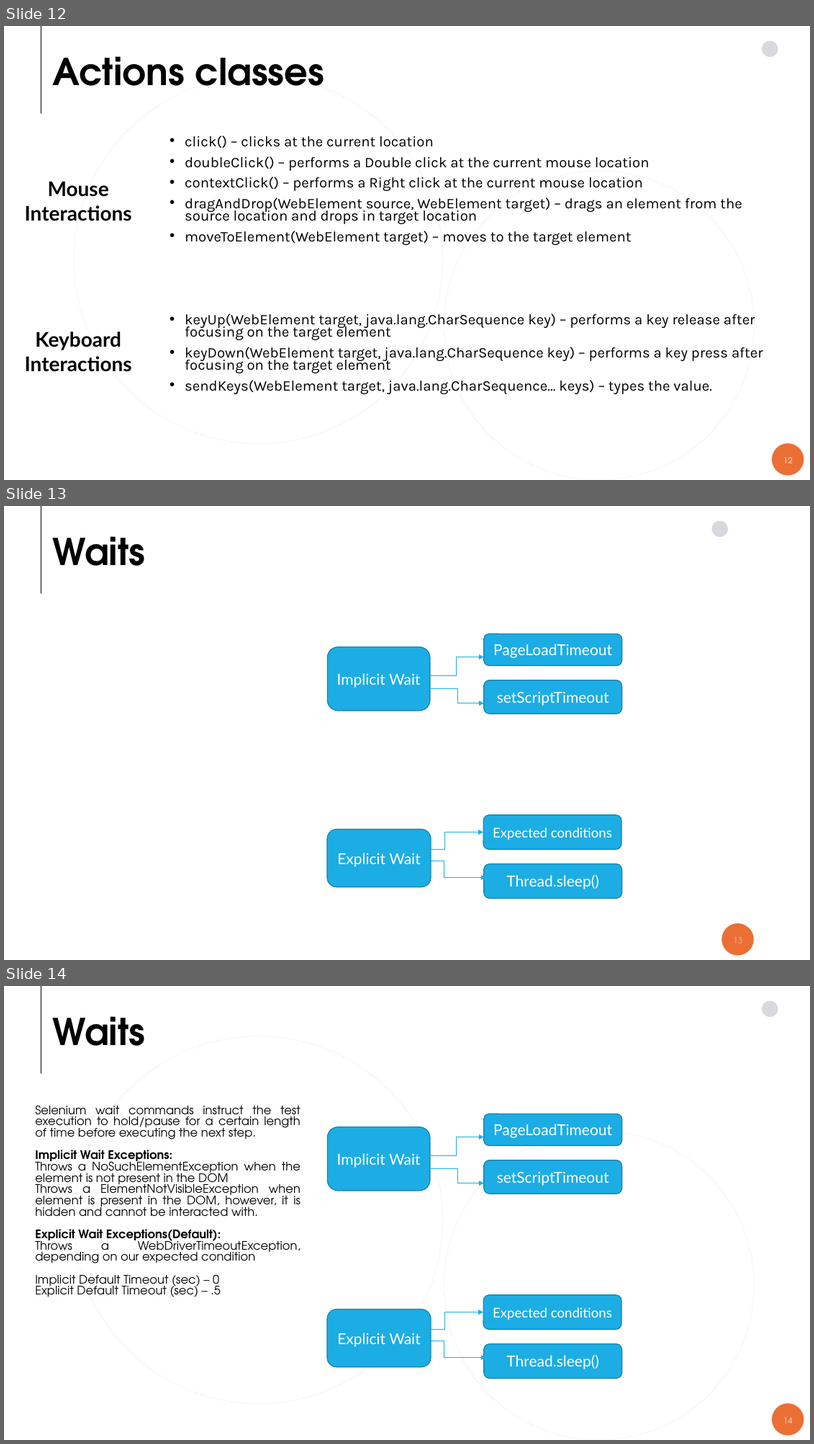
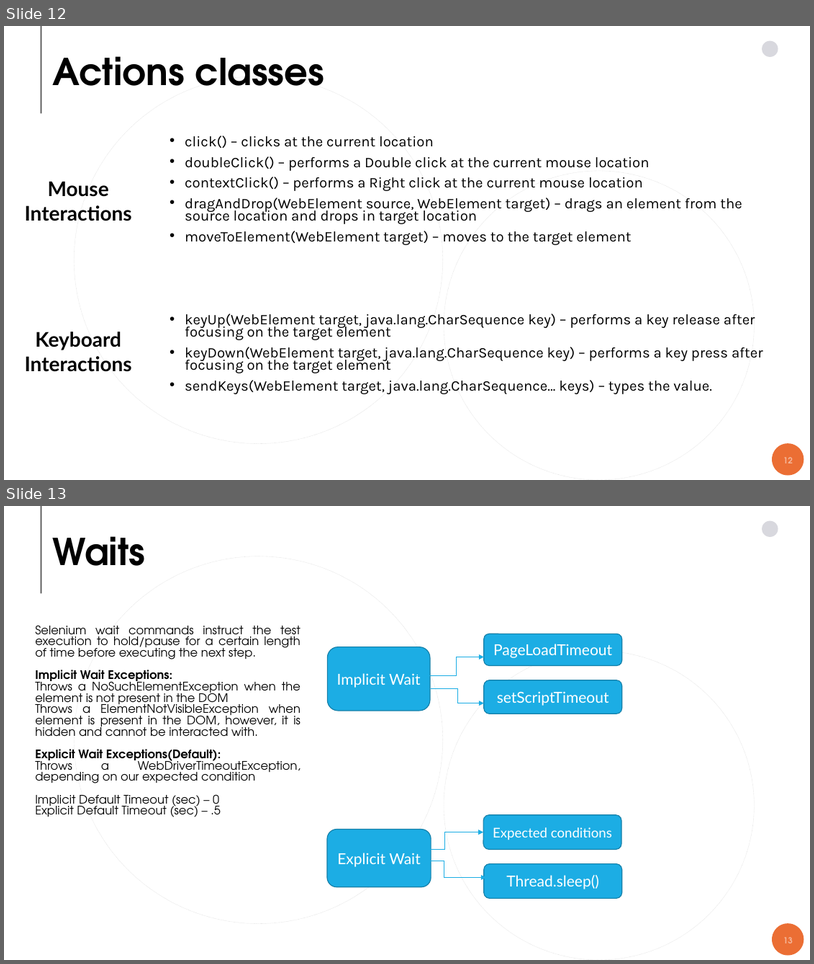
Before and after one commit to ashwinbalajiks/pragra-docs, a slide deck: Selenium/Pragra_Selenium_Draft.pptx. Shown one above the other, each under a label of ours: slides 12, 13 and 14 before the commit, slides 12 and 13 after it. The pictures are 814x1444 and 814x964 pixels, drawn with LibreOffice and Linux fonts; fonts in the diff are those of the drawing; background and template pictures are left out. Boxes give left, top, right and bottom in pixels: in the first picture for what was removed or moved away, otherwise in the second. Text is boxed around its words. In the diff, an @@ line names an element or a change of style, - is before the commit and + after.

```diff
--- a/Selenium/Pragra_Selenium_Draft.pptx
+++ b/Selenium/Pragra_Selenium_Draft.pptx
@@ slide 13 removed at (4, 506, 810, 960), background #FFFFFF; not listed: 1 template element that a slide beside it also shows @@
@@ ellipse removed at (712, 521, 729, 538) @@
@@ title removed at (52, 536, 145, 566) @@
-Waits
@@ rounded rectangle removed at (484, 633, 623, 666) @@
-PageLoadTimeout
@@ rounded rectangle removed at (328, 647, 430, 710) @@
-Implicit Wait
@@ elbow arrow removed from (415, 676) to (484, 656) @@
@@ elbow arrow removed from (431, 688) to (484, 703) @@
@@ rounded rectangle removed at (484, 680, 623, 714) @@
-setScriptTimeout
@@ rounded rectangle removed at (328, 829, 432, 887) @@
-Explicit Wait
@@ rounded rectangle removed at (484, 815, 622, 849) @@
-Expected conditions
@@ elbow arrow removed from (406, 849) to (484, 832) @@
@@ elbow arrow removed from (430, 860) to (486, 878) @@
@@ rounded rectangle removed at (484, 864, 623, 898) @@
-Thread.sleep()
@@ ellipse removed at (722, 924, 754, 955) @@
@@ page number removed at (733, 937, 743, 943) @@
-13
@@ what was slide 14 is now slide 13 @@
@@ page number at (784, 937, 793, 943): text changed @@
-14
+13
```
Also in this commit, not shown: 1 other slide removed.
